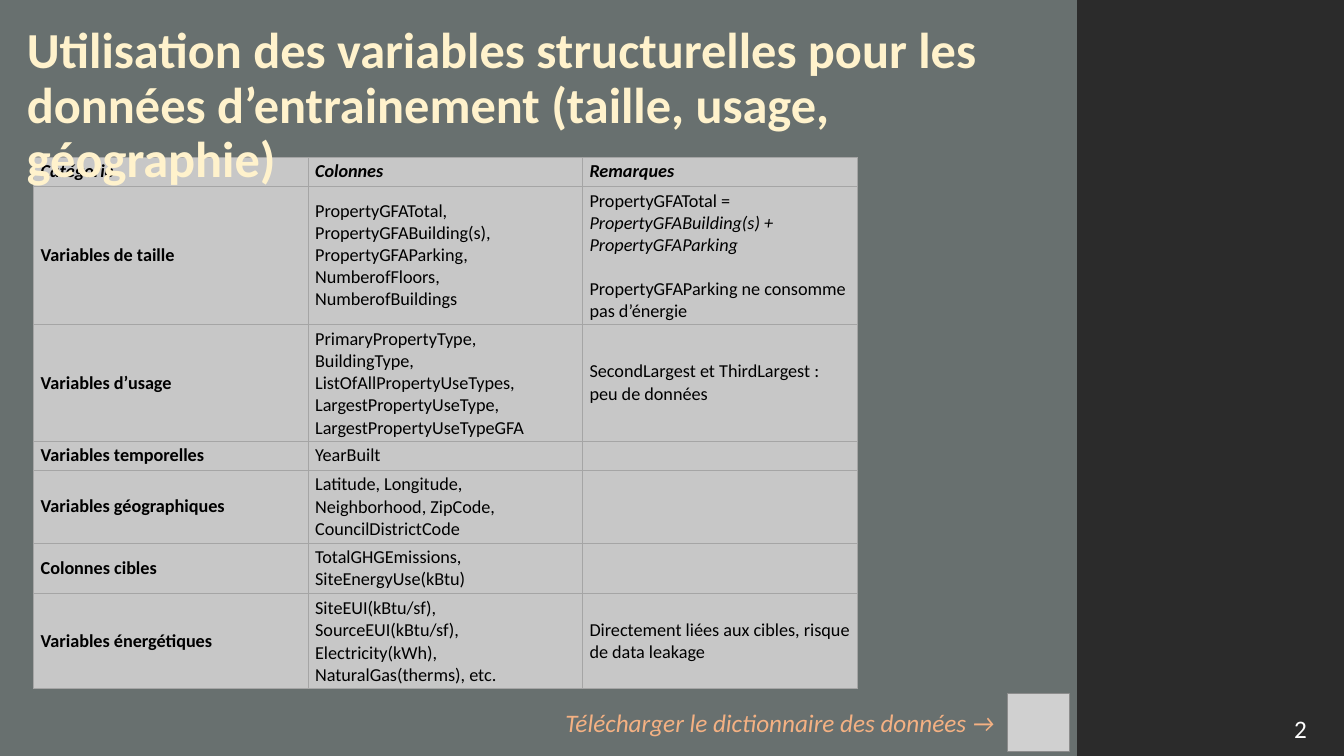
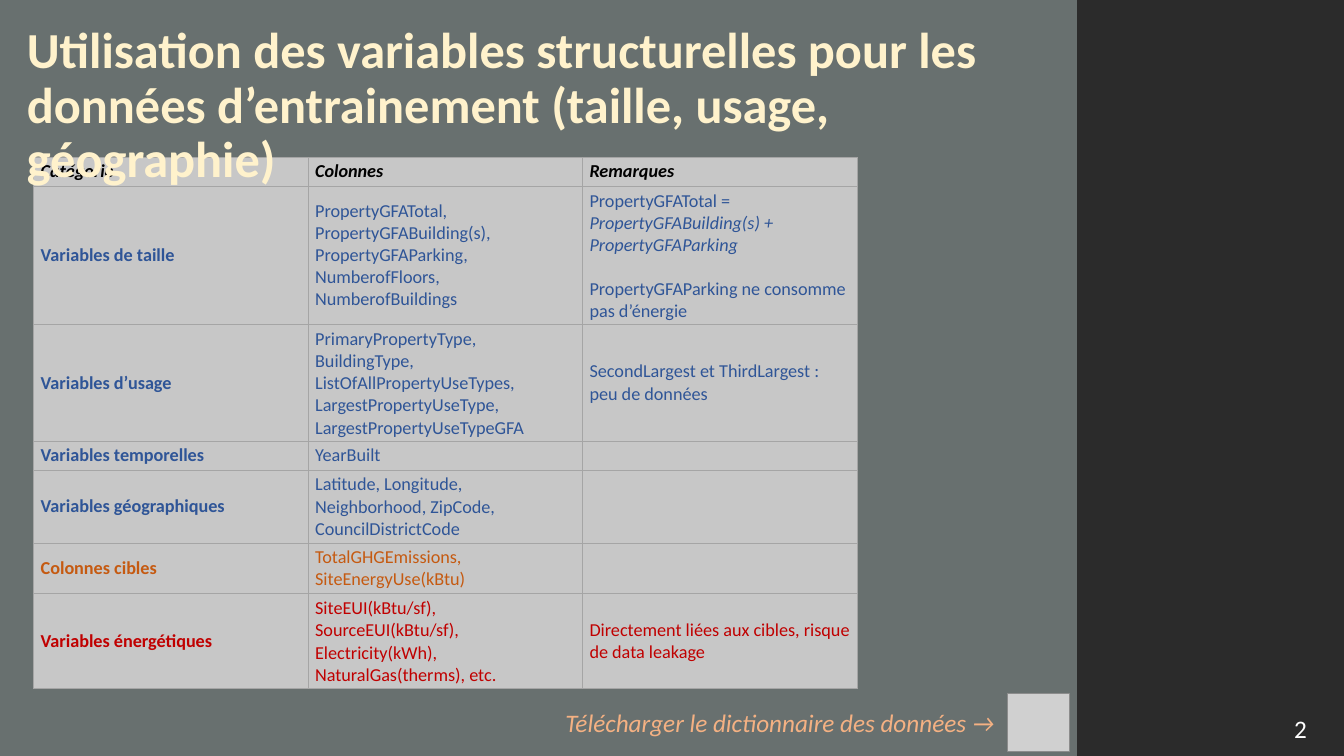
Before and after one commit to tgothie67-debug/6_Anticipez_les_besoins_en_consommation_de_batiments, a slide deck: slide 2 of docs/Présentation Projet Seatle.pptx. Drawn at 1344x756 pixels with LibreOffice and Linux fonts; fonts in the diff are those of the drawing; grey boxes stand for pictures; background and template pictures are left out; a plain dark background stands for a picture behind light text. Boxes give left, top, right and bottom in pixels: in the first picture for what was removed or moved away, otherwise in the second. Text is boxed around its words. In the diff, an @@ line names an element or a change of style, - is before the commit and + after.

```diff
--- a/docs/Présentation Projet Seatle.pptx
+++ b/docs/Présentation Projet Seatle.pptx
@@ table at bbox=[33, 157, 856, 688] @@
@@ text colour #000000 to #2F5597 in "Variables de taille", "PropertyGFATotal, PropertyGFABuilding(s), PropertyGFAParking ...", "PropertyGFATotal = PropertyGFABuilding(s) + PropertyGFAParki ...", "PropertyGFAParking ne consomme pas d’énergie" and 7 more places @@
@@ text colour #000000 to #C55A11 in "Colonnes cibles", "TotalGHGEmissions, SiteEnergyUse(kBtu)" @@
@@ text colour #000000 to #C00000 in "Variables énergétiques", "SiteEUI(kBtu/sf), SourceEUI(kBtu/sf), Electricity(kWh), Natu ...", "Directement liées aux cibles, risque de data ..." @@
```
Also in this commit, not shown: 4 other slides changed.
